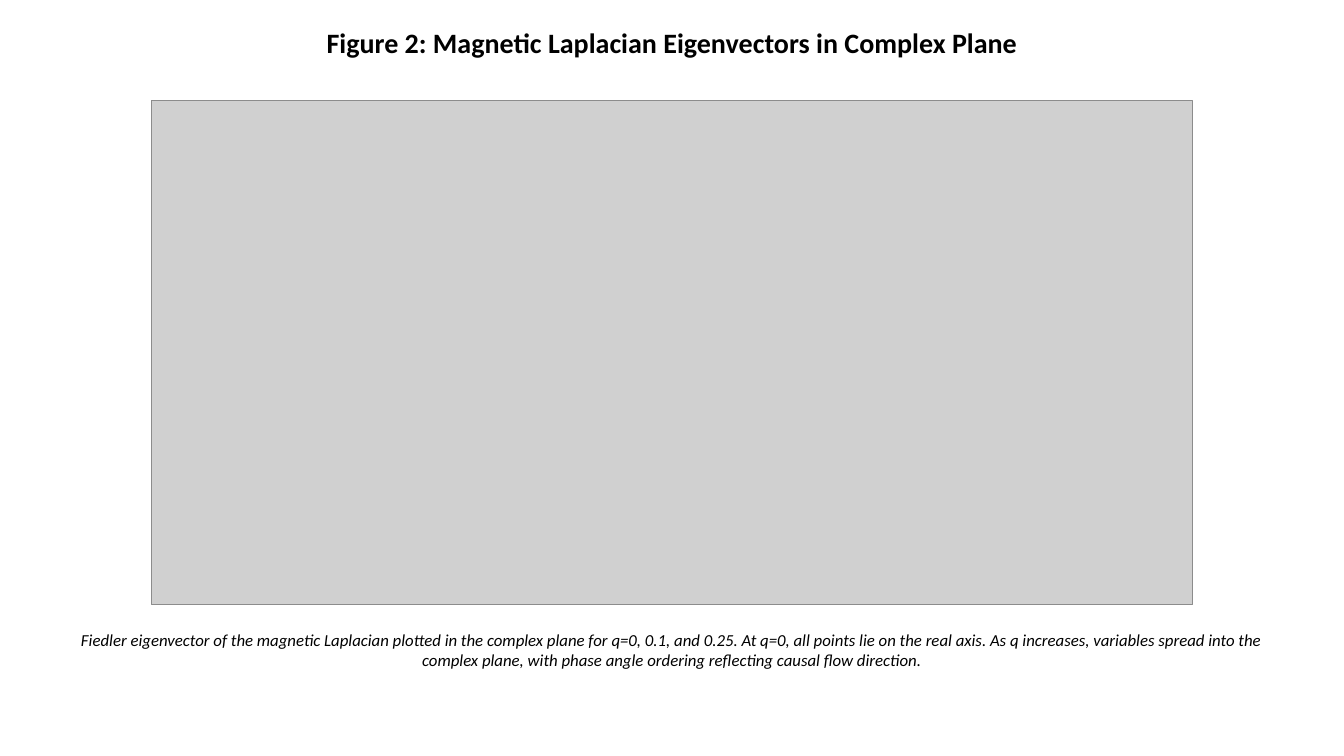
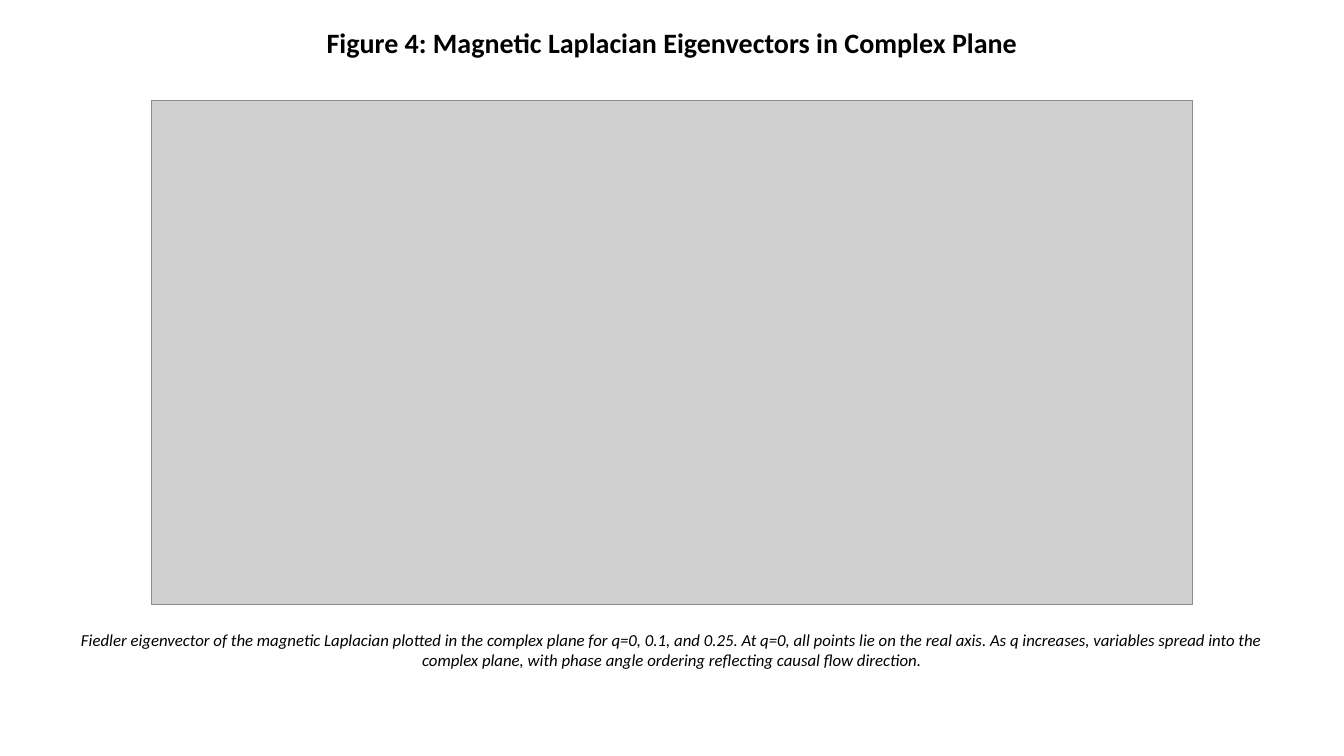
Before and after one commit to bougtoir/kotha-rct-decomposition, a slide deck: slide 4 of spectral-causality-jmlr/spectral_causality_figures.pptx (slide 2 before the commit). Drawn at 1344x756 pixels with LibreOffice and Linux fonts; fonts in the diff are those of the drawing; grey boxes stand for pictures. Boxes give left, top, right and bottom in pixels: in the first picture for what was removed or moved away, otherwise in the second. Text is boxed around its words. In the diff, an @@ line names an element or a change of style, - is before the commit and + after.

```diff
--- a/spectral-causality-jmlr/spectral_causality_figures.pptx
+++ b/spectral-causality-jmlr/spectral_causality_figures.pptx
@@ text at <box>327,33,1017,58</box>: text changed @@
-Figure 2: Magnetic Laplacian Eigenvectors in Complex Plane
+Figure 4: Magnetic Laplacian Eigenvectors in Complex Plane
```
Also in this commit, not shown: 2 other slides changed, 3 slides added, 7 other files.
